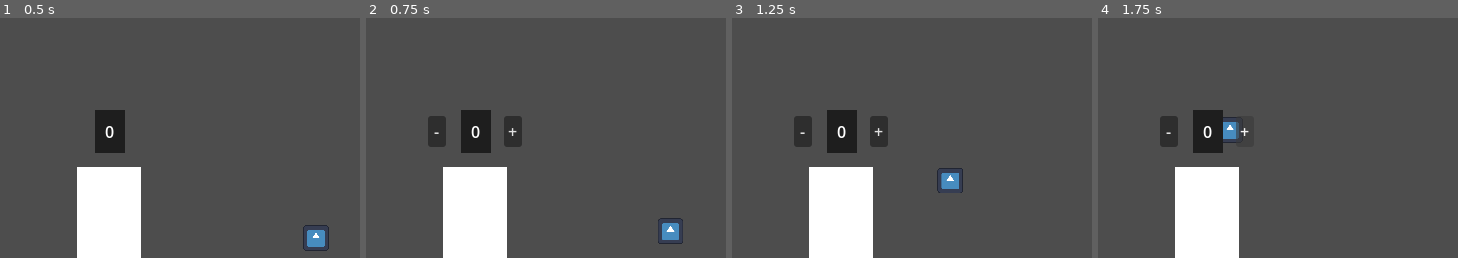
Above: before the commit, frames 1-4 (left to right).
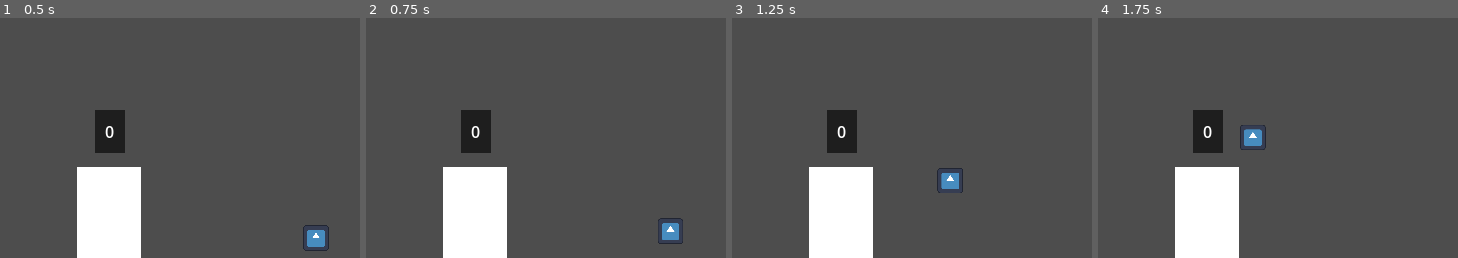
Above: after the commit, the same moments.

Repository: joaovictorchavesfig/Masks-Cult-GameJam-
Game: Godot game, scene res://MainCene.tscn
Same seed, same stepped clock (60 frames per second), same inputs: the game is played once before the commit and once after it. The engine's default icon, where the game draws it, is replaced by a stand-in: a white triangle on a blue panel in a dark square.
Inputs (mouse positions are % of the whole screen's width and height, from its top left):
- Up to frame 1 (0.5 s): no input
- Up to frame 2 (0.75 s): tap Enter at 0.5 s; move the mouse to (50, 23) at 0.52 s; click (50, 23) at 0.67 s
- Up to frame 3 (1.25 s): no input
- Up to frame 4 (1.75 s): click (55, 26) at 1.25 s, where only the run before the commit has a clickable "+"
The pictures show only the part of the screen within x 35-85%, y 2-52%; the shares and areas given below are measured in that part.

Frame 1 is identical in both runs. In frame 2, 1.2% of the frame differs, in the area x 17-44%, y 40-54%; in frame 3, 1.2%; in frame 4, 1.5%, in the area x 17-47%, y 40-55%.

Commit message:
tiago n bane essa

Diff:
--- a/game_core/game_manager.gd
+++ b/game_core/game_manager.gd
@@ -1,18 +1,38 @@
+## Gerenciador global do jogo - Controla recursos e estado do jogo
+## Autoload: acessível globalmente como GameManager
 extends Node
 
-var idle_people: int = 0
-var idle_label: Label
 
-func add_idle_people() -> void:
-	idle_people += 1
-	update_ui()
+# ============================================================================
+# CONSTANTES
+# ============================================================================
+const UI_TEXT_FORMAT: String = "PESSOAS OCIOSAS: %d"
 
-func remove_idle_people() -> void:
-	if idle_people > 0:
-		idle_people -= 1
+# ============================================================================
+# VARIÁVEIS DE ESTADO
+# ============================================================================
+var idle_people: int = 0:
+	set(value):
+		idle_people = maxi(0, value)
 		update_ui()
+
+var idle_label: Label = null
+
+
+# ============================================================================
+# FUNÇÕES PÚBLICAS
+# ============================================================================
+func add_idle_people(amount: int = 1) -> void:
+	idle_people += amount
+
+
+func remove_idle_people(amount: int = 1) -> bool:
+	if idle_people >= amount:
+		idle_people -= amount
+		return true
+	return false
 
 
 func update_ui() -> void:
-	if idle_label != null:
-		idle_label.text = 'PESSOAS OCIOSAS: ' + str(idle_people)
+	if is_instance_valid(idle_label):
+		idle_label.text = UI_TEXT_FORMAT % idle_people
--- a/leader.gd
+++ b/leader.gd
@@ -1,41 +1,65 @@
+## Personagem líder controlado pelo jogador via clique do mouse
 extends CharacterBody2D
 class_name Leader
 
-# Configurações
+
+# ============================================================================
+# CONFIGURAÇÕES EXPORTADAS
+# ============================================================================
+@export_group("Movimento")
 @export var speed: float = 200.0
 @export var stop_distance: float = 10.0
 
-# Variável para armazenar onde clicamos
-var target_position: Vector2
+# ============================================================================
+# REFERÊNCIAS DE NÓS
+# ============================================================================
+@onready var sprite: Sprite2D = $Sprite2D
 
-func _ready():
-	# Inicializa o alvo na posição atual para ele não sair correndo no começo
-	target_position = global_position
+# ============================================================================
+# VARIÁVEIS PRIVADAS
+# ============================================================================
+var _target_position: Vector2
 
-func _unhandled_input(event):
-	# Detecta o clique esquerdo do mouse
-	if event is InputEventMouseButton:
-		if event.button_index == MOUSE_BUTTON_LEFT and event.pressed:
-			# Atualiza o alvo para a posição global do mouse
-			target_position = get_global_mouse_position()
 
-func _physics_process(_delta):
-	# Verifica a distância até o alvo
-	if global_position.distance_to(target_position) > stop_distance:
-		# Define a direção
-		var direction = global_position.direction_to(target_position)
+# ============================================================================
+# FUNÇÕES BUILT-IN
+# ============================================================================
+func _ready() -> void:
+	_target_position = global_position
 
-		# Define a velocidade (Direção * Velocidade)
+
+func _unhandled_input(event: InputEvent) -> void:
+	if _is_click_event(event):
+		_target_position = get_global_mouse_position()
+
+
+func _physics_process(_delta: float) -> void:
+	_process_movement()
+
+
+# ============================================================================
+# FUNÇÕES PRIVADAS
+# ============================================================================
+func _is_click_event(event: InputEvent) -> bool:
+	return (
+		event is InputEventMouseButton
+		and event.button_index == MOUSE_BUTTON_LEFT
+		and event.pressed
+	)
+
+
+func _process_movement() -> void:
+	var distance := global_position.distance_to(_target_position)
+
+	if distance > stop_distance:
+		var direction := global_position.direction_to(_target_position)
 		velocity = direction * speed
+		move_and_slide()
+		_update_sprite_direction(direction)
+	else:
+		velocity = Vector2.ZERO
 
-		# Aplica o movimento
-		move_and_slide()
 
-		# Opcional: Virar o sprite para o lado que está andando
-		if direction.x < 0:
-			$Sprite2D.flip_h = true # Esquerda
-		elif direction.x > 0:
-			$Sprite2D.flip_h = false # Direita
-	else:
-		# Para o personagem se estiver muito perto
-		velocity = Vector2.ZERO
+func _update_sprite_direction(direction: Vector2) -> void:
+	if direction.x != 0:
+		sprite.flip_h = direction.x < 0
--- a/main_cene.gd
+++ b/main_cene.gd
@@ -1,5 +1,14 @@
+## Cena principal do jogo - Gerencia a inicialização da UI
 extends Node2D
 
+
+@onready var idle_label: Label = $CanvasLayer/PanelContainer/IdleLabel
+
+
 func _ready() -> void:
-	GameManager.idle_label = $CanvasLayer/PanelContainer/IdleLabel
+	_setup_game_manager()
+
+
+func _setup_game_manager() -> void:
+	GameManager.idle_label = idle_label
 	GameManager.update_ui()
--- a/project.godot
+++ b/project.godot
@@ -8,11 +8,15 @@
 
 config_version=5
 
+[animation]
+
+compatibility/default_parent_skeleton_in_mesh_instance_3d=true
+
 [application]
 
 config/name="Global GameJam"
 run/main_scene="uid://1orotls588gu"
-config/features=PackedStringArray("4.4", "Mobile")
+config/features=PackedStringArray("4.6", "Mobile")
 config/icon="res://icon.svg"
 
 [autoload]
--- a/structures/altar.gd
+++ b/structures/altar.gd
@@ -1,47 +1,86 @@
+## Altar - Estrutura onde pessoas podem ser alocadas para trabalhar
+## Detecta entrada/saída do líder e gerencia trabalhadores
 extends Area2D
 class_name Altar
 
-var peopleInAltar: int = 0
-var leaderInAltar: int = 0
-@onready var label: Label = $"../PeopleNumber/Label" # Verifique se esse caminho está certo na sua cena!
 
+# ============================================================================
+# REFERÊNCIAS DE NÓS
+# ============================================================================
+@onready var label: Label = $"../PeopleNumber/Label"
+
+# ============================================================================
+# VARIÁVEIS DE ESTADO
+# ============================================================================
+var _people_count: int = 0
+var _leader_present: bool = false
+
+## Retorna o total de pessoas no altar (incluindo líder se presente)
+var total_count: int:
+	get: return _people_count + (1 if _leader_present else 0)
+
+# ============================================================================
+# FUNÇÕES BUILT-IN
+# ============================================================================
 func _ready() -> void:
-	# É melhor usar _ready do que _init para manipular UI
-	label.text = str(peopleInAltar + leaderInAltar)
+	_update_label()
 
+
+# ============================================================================
+# CALLBACKS DE SINAIS
+# ============================================================================
 func _on_body_entered(body: Node2D) -> void:
-	# 1. VERIFICAÇÃO DE SEGURANÇA: É o líder?
 	if body is Leader:
-		leaderInAltar += 1
-		update_label()
-		return # PARE O CÓDIGO AQUI. Não deixe ele descer para o queue_free()
+		_handle_leader_entered()
+	else:
+		_handle_follower_entered(body)
 
-	# 2. Se o código chegou aqui, significa que NÃO é o líder.
-	# Então é um civil/seguidor.
-	body.queue_free() # Deleta o boneco da tela
-	peopleInAltar += 1
-	update_label()
 
 func _on_body_exited(body: Node2D) -> void:
-	# É importante detectar quando o líder sai andando
 	if body is Leader:
-		leaderInAltar -= 1
-		update_label()
+		_handle_leader_exited()
 
-# --- BOTÕES ---
 
 func _on_plus_button_pressed() -> void:
-	if GameManager.idle_people > 0:
-		GameManager.remove_idle_people()
-		peopleInAltar += 1
-		update_label()
+	_add_person_from_idle()
+
 
 func _on_minus_button_pressed() -> void:
-	if peopleInAltar > 0:
+	_remove_person_to_idle()
+
+
+# ============================================================================
+# FUNÇÕES PRIVADAS
+# ============================================================================
+func _handle_leader_entered() -> void:
+	_leader_present = true
+	_update_label()
+
+
+func _handle_leader_exited() -> void:
+	_leader_present = false
+	_update_label()
+
+
+func _handle_follower_entered(follower: Node2D) -> void:
+	follower.queue_free()
+	_people_count += 1
+	_update_label()
+
+
+func _add_person_from_idle() -> void:
+	if GameManager.remove_idle_people():
+		_people_count += 1
+		_update_label()
+
+
+func _remove_person_to_idle() -> void:
+	if _people_count > 0:
+		_people_count -= 1
 		GameManager.add_idle_people()
-		peopleInAltar -= 1
-		update_label()
+		_update_label()
 
-# Função auxiliar para não repetir código
-func update_label() -> void:
-	label.text = str(peopleInAltar + leaderInAltar)
+
+func _update_label() -> void:
+	if is_instance_valid(label):
+		label.text = str(total_count)
--- a/structures/ui_mouse_detector.gd
+++ b/structures/ui_mouse_detector.gd
@@ -1,11 +1,27 @@
+## Detecta hover do mouse para mostrar/esconder UI de interação
 extends Area2D
 
-@onready var area_2d: Altar = $"../Area2D"
-@onready var container: Node = $"../Container"
-@onready var remove_leader_button: Button = $"../RemoveLeaderButton"
 
+# ============================================================================
+# REFERÊNCIAS DE NÓS
+# ============================================================================
+@onready var ui_container: Control = $"../../CanvasLayer/PanelContainer/IdleLabel"
+
+
+# ============================================================================
+# CALLBACKS DE SINAIS
+# ============================================================================
 func _on_mouse_entered() -> void:
-	container.show()
+	_set_ui_visible(true)
+
 
 func _on_mouse_exited() -> void:
-	container.hide()
+	_set_ui_visible(false)
+
+
+# ============================================================================
+# FUNÇÕES PRIVADAS
+# ============================================================================
+func _set_ui_visible(visible: bool) -> void:
+	if is_instance_valid(ui_container):
+		ui_container.visible = visible
Not shown, changed: icon.svg.import
